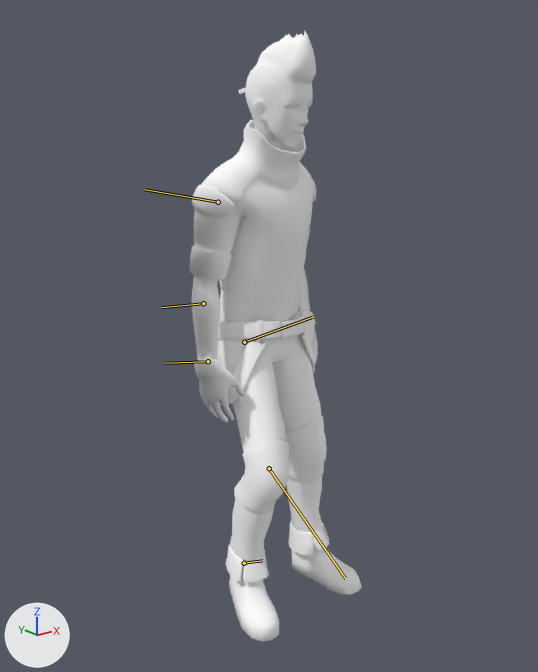
A saved change to the FBX model Assets/Animations/Characters/idle.fbx.
One viewpoint serves both versions: a 50 mm camera at (-1.229, -1.509, 1.389) aimed at (-0.039, -0.021, 0.793). The lights are fixed; the arrows at lower left show +X, +Y and +Z. Both versions are drawn at frame 8 of the action 'ethan_idle'; the numbers are the values there. The bones that change are drawn over the model as lines.

The first picture shows 'EthanBody'.
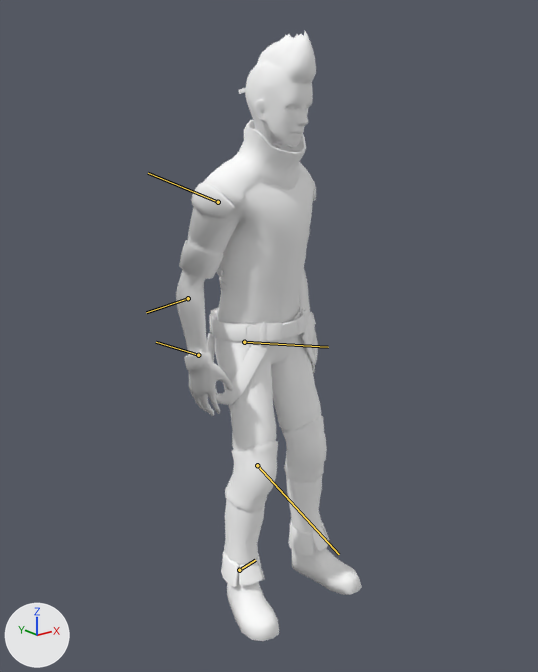
Where the change shows, as pixel boxes [x1, y1, x2, y2] in the pictures (538 x 672 px):
'EthanBody', posed (8% wider)
    before: [190, 31, 362, 642]
    after: [176, 31, 362, 641]
bone 'QuickRigCharacter_RightUpLeg', root to tip
    before: (244, 342) to (312, 317)
    after: (244, 342) to (328, 347)
bone 'QuickRigCharacter_RightLeg', root to tip
    before: (269, 468) to (345, 578)
    after: (257, 465) to (339, 554)
bone 'QuickRigCharacter_RightFoot', root to tip
    before: (244, 563) to (262, 560)
    after: (239, 570) to (255, 560)
bone 'QuickRigCharacter_RightArm', root to tip
    before: (218, 202) to (144, 189)
    after: (218, 202) to (148, 173)
bone 'QuickRigCharacter_RightForeArm', root to tip
    before: (203, 303) to (161, 307)
    after: (188, 298) to (146, 312)
bone 'QuickRigCharacter_RightHand', root to tip
    before: (208, 361) to (165, 363)
    after: (198, 355) to (156, 342)

Diff of the bpy script that builds the scene:
```diff
--- a/Assets/Animations/Characters/idle.fbx.py
+++ b/Assets/Animations/Characters/idle.fbx.py
@@ bone_quickrigcharacter_rightupleg @@
 bone_quickrigcharacter_rightupleg = bpy.data.objects['Armature'].pose.bones['QuickRigCharacter_RightUpLeg']  # child of 'QuickRigCharacter_Hips'
-bone_quickrigcharacter_rightupleg.rotation_quaternion = (0.966, -0.059, 0.009, -0.251)  # degrees (-7, -1, -29)
+bone_quickrigcharacter_rightupleg.rotation_quaternion = (0.989, -0.011, 0.017, -0.145)  # degrees (-2, 2, -17)
@@ bone_quickrigcharacter_rightleg @@
 bone_quickrigcharacter_rightleg = bpy.data.objects['Armature'].pose.bones['QuickRigCharacter_RightLeg']  # child of 'QuickRigCharacter_RightUpLeg'
-bone_quickrigcharacter_rightleg.rotation_quaternion = (0.966, -0.02, 0.001, 0.256)  # degrees (-2, 1, 30)
+bone_quickrigcharacter_rightleg.rotation_quaternion = (0.995, -0.043, -0.002, 0.085)  # degrees (-5, 0, 10)
@@ bone_quickrigcharacter_rightfoot @@
 bone_quickrigcharacter_rightfoot = bpy.data.objects['Armature'].pose.bones['QuickRigCharacter_RightFoot']  # child of 'QuickRigCharacter_RightLeg'
-bone_quickrigcharacter_rightfoot.rotation_quaternion = (0.998, 0.01, -0.024, 0.053)  # degrees (1, -3, 6)
+bone_quickrigcharacter_rightfoot.rotation_quaternion = (0.999, -0.005, -0.032, 0.024)  # degrees (-1, -4, 3)
@@ bone_quickrigcharacter_rightarm @@
 bone_quickrigcharacter_rightarm = bpy.data.objects['Armature'].pose.bones['QuickRigCharacter_RightArm']  # child of 'QuickRigCharacter_RightShoulder'
-bone_quickrigcharacter_rightarm.rotation_quaternion = (0.936, -0.048, -0.347, 0.035)  # degrees (-9, -40, 7)
+bone_quickrigcharacter_rightarm.rotation_quaternion = (0.944, -0.021, -0.327, -0.047)  # degrees (-1, -38, -5)
@@ bone_quickrigcharacter_rightforearm @@
 bone_quickrigcharacter_rightforearm = bpy.data.objects['Armature'].pose.bones['QuickRigCharacter_RightForeArm']  # child of 'QuickRigCharacter_RightArm'
-bone_quickrigcharacter_rightforearm.rotation_quaternion = (0.998, 0.0, 0.0, -0.059)  # degrees (0, 0, -7)
+bone_quickrigcharacter_rightforearm.rotation_quaternion = (0.993, 0.0, 0.0, 0.117)  # degrees (0, 0, 13)
@@ bone_quickrigcharacter_righthand @@
 bone_quickrigcharacter_righthand = bpy.data.objects['Armature'].pose.bones['QuickRigCharacter_RightHand']  # child of 'QuickRigCharacter_RightForeArm'
-bone_quickrigcharacter_righthand.rotation_quaternion = (1.0, 0.0, 0.0, 0.0)  # degrees (0, 0, 0)
+bone_quickrigcharacter_righthand.rotation_quaternion = (0.974, 0.0, 0.0, -0.225)  # degrees (0, 0, -26)
```
